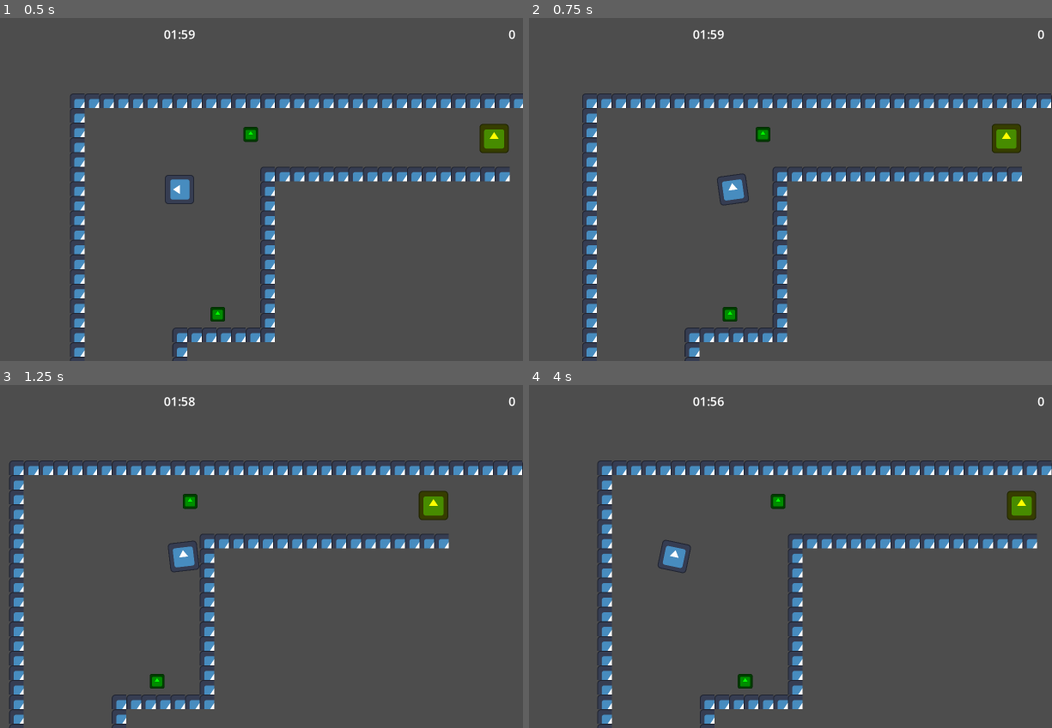
Above: before the commit, frames 1-4 (two rows, left to right).
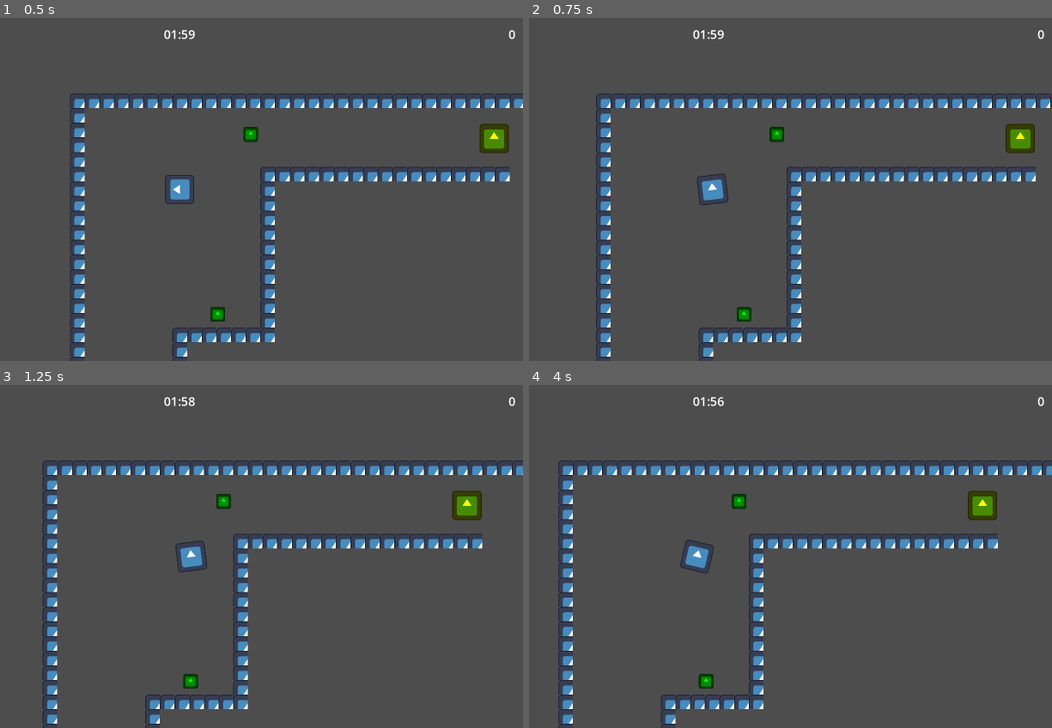
Above: after the commit, the same moments.

Repository: AltairGameStudio/Godot-Wild-Jam-93-Team-1
Game: Godot game, scene res://scenes/world.tscn
Two runs of this game, one before a commit and one after it. Both use one fixed random seed, a clock stepped at 60 frames per second and the inputs below. The engine's default icon, where the game draws it, is replaced by a stand-in: a white triangle on a blue panel in a dark square.
Inputs (mouse positions are in pixels of both pictures, inside the frame that each line leads up to):
- Up to frame 1 (0.5 s): no input
- Up to frame 2 (0.75 s): tap Enter at 0.5 s; move the mouse to (858, 172) at 0.52 s; press the mouse at (858, 172) at 0.53 s; hold D (ui_right) from 0.53 s (still down)
- Up to frame 3 (1.25 s): keep holding D (ui_right); tap E (equip, bound only after the commit) at 0.8 s
- Up to frame 4 (4 s): release D (ui_right) at 1.25 s; release the mouse at (858, 539) at 1.25 s; drag from (570, 573) to (743, 553) at 1.27 s; move the mouse to (774, 481) at 2.02 s; hold D (ui_right) 2.03-2.75 s; hold Space (interact) 2.03-2.75 s; tap E (equip, bound only after the commit) at 2.3 s; drag from (675, 625) to (outside the picture) at 2.77 s; move the mouse to (916, 607) at 3.52 s; hold A (ui_left) from 3.53 s (still down); hold E (equip, bound only after the commit) from 3.53 s (still down)

Frame 1 is identical in both runs. In frame 2, 6.7% of the frame differs, in the area x 10-100%, y 22-100%; in frame 3, 9.7%; in frame 4, 10%, in the area x 5-100%, y 22-100%.

Commit message:
Adicionando mecânica de equipar arma

Diff:
--- a/project.godot
+++ b/project.godot
@@ -76,6 +76,11 @@
 "events": [Object(InputEventKey,"resource_local_to_scene":false,"resource_name":"","device":-1,"window_id":0,"alt_press …(191 unchanged characters)…
 ]
 }
+equip={
+"deadzone": 0.2,
+"events": [Object(InputEventKey,"resource_local_to_scene":false,"resource_name":"","device":-1,"window_id":0,"alt_pressed":false,"shift_pressed":false,"ctrl_pressed":false,"meta_pressed":false,"pressed":false,"keycode":0,"physical_keycode":69,"key_label":0,"unicode":101,"location":0,"echo":false,"script":null)
+]
+}
 
 [physics]
 
--- a/scripts/criminal_target.gd
+++ b/scripts/criminal_target.gd
@@ -2,6 +2,9 @@
 
 enum State { IDLE, SURRENDERING, HOSTILE }
 var current_state: State = State.IDLE
+
+enum KillType { LEGITIMATE, ILLEGITIMATE }
+var kill_classification: KillType = KillType.LEGITIMATE
 
 @export var detection_radius: float = 800.0
 @export var surrender_chance: float = 0.6
@@ -15,7 +18,10 @@
 var player: Node2D
 var will_betray: bool = false
 var betray_distance: float = 0.0
-var points_awarded: int = 100
+
+var capture_points: int = 100
+var legitimate_kill_points: int = 75
+var illegitimate_kill_points: int = 50
 
 # Variáveis para movimento
 var current_strafe_angle: float = 0.0
@@ -63,7 +69,13 @@
 			velocity = organic_dir * 35.0
 			move_and_slide()
 
-			if will_betray and distance <= betray_distance:
+			if not player.is_weapon_equipped:
+				# Culpa do player
+				kill_classification = KillType.ILLEGITIMATE
+				enter_hostile_state()
+			elif will_betray and distance <= betray_distance:
+				# Legítima defesa
+				kill_classification = KillType.LEGITIMATE
 				enter_hostile_state()
 
 		State.HOSTILE:
@@ -77,9 +89,14 @@
 			move_and_slide()
 
 func decide_initial_reaction() -> void:
-	if randf() <= surrender_chance:
+	if not player.is_weapon_equipped:
+		# Culpa do player por andar desarmado
+		kill_classification = KillType.ILLEGITIMATE
+		enter_hostile_state()
+	elif randf() <= surrender_chance:
 		enter_surrender_state()
 	else:
+		kill_classification = KillType.LEGITIMATE
 		enter_hostile_state()
 
 func enter_surrender_state() -> void:
@@ -149,14 +166,21 @@
 func take_damage(amount: int) -> void:
 	health -= amount
 	print("Criminoso levou tiro! Vida: ", health)
+
 	if current_state == State.SURRENDERING:
+		print("Você atirou num suspeito rendido!")
+		kill_classification = KillType.ILLEGITIMATE
 		enter_hostile_state()
-		points_awarded = 50  # Menos pontos por atacar um rendido
+
 	if health <= 0:
 		die()
 
 func die() -> void:
-	GameManager.update_points(points_awarded)
+	if kill_classification == KillType.LEGITIMATE:
+		GameManager.update_points(legitimate_kill_points)
+	else:
+		GameManager.update_points(illegitimate_kill_points)
+
 	queue_free()
 
 func on_interact() -> void:
@@ -170,7 +194,7 @@
 
 func arrest() -> void:
 	$/root/World/HUD/DialogBox.display_text("Criminoso capturado vivo")
-	GameManager.update_points(points_awarded)
+	GameManager.update_points(capture_points)
 
 	# Por enquanto, ele apenas desaparece da cena
 	queue_free()
--- a/scripts/player.gd
+++ b/scripts/player.gd
@@ -1,6 +1,7 @@
 extends CharacterBody2D
 
-const SPEED = 900.0
+const SPEED_EQUIPPED = 150.0
+const SPEED_UNEQUIPPED = 300.0
 
 @onready var aim_raycast = $AimRayCast
 @onready var interact_area = $InteractArea
@@ -14,18 +15,32 @@
 # Ângulo máximo de erro do tiro em graus
 @export var bullet_spread: float = 8.0
 
+# Estado da arma
+var is_weapon_equipped: bool = true
+
 func _physics_process(delta: float) -> void:
 	var direction := Input.get_vector("ui_left", "ui_right", "ui_up", "ui_down")
+
+	# Define a velocidade baseada na arma
+	var current_speed = SPEED_EQUIPPED if is_weapon_equipped else SPEED_UNEQUIPPED
+
 	if direction:
-		velocity = direction * SPEED
+		velocity = direction * current_speed
 	else:
-		velocity = velocity.move_toward(Vector2.ZERO, SPEED)
+		velocity = velocity.move_toward(Vector2.ZERO, current_speed)
 
 	move_and_slide()
 	look_at(get_global_mouse_position())
 
 func _unhandled_input(event: InputEvent) -> void:
-	if event.is_action_pressed("shoot") and can_shoot:
+	if event.is_action_pressed("equip"):
+		is_weapon_equipped = !is_weapon_equipped
+		if is_weapon_equipped:
+			print("Arma empunhada.")
+		else:
+			print("Arma guardada.")
+
+	if event.is_action_pressed("shoot") and can_shoot and is_weapon_equipped:
 		shoot()
 
 	if event.is_action_pressed("interact"):
